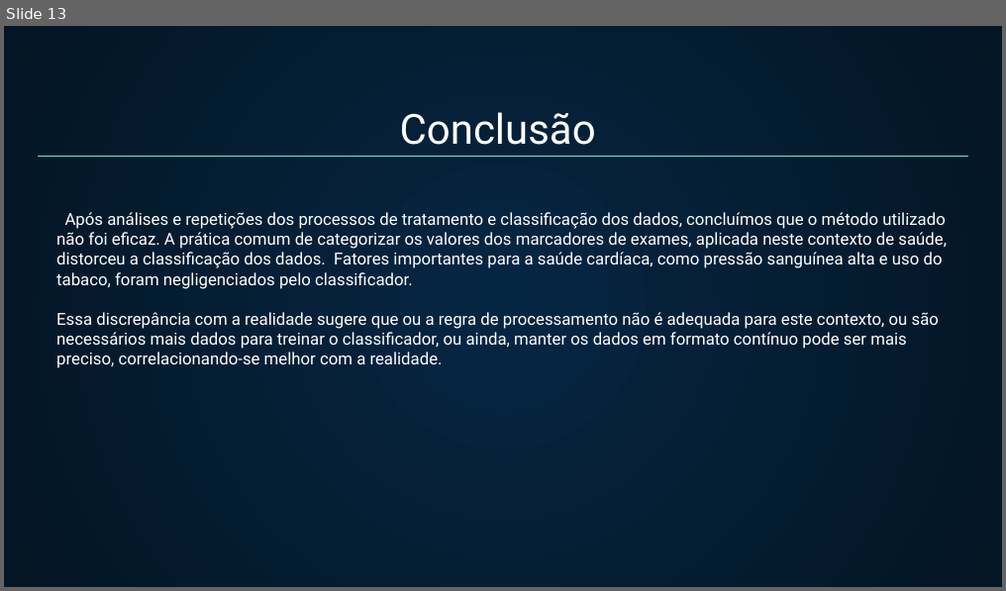
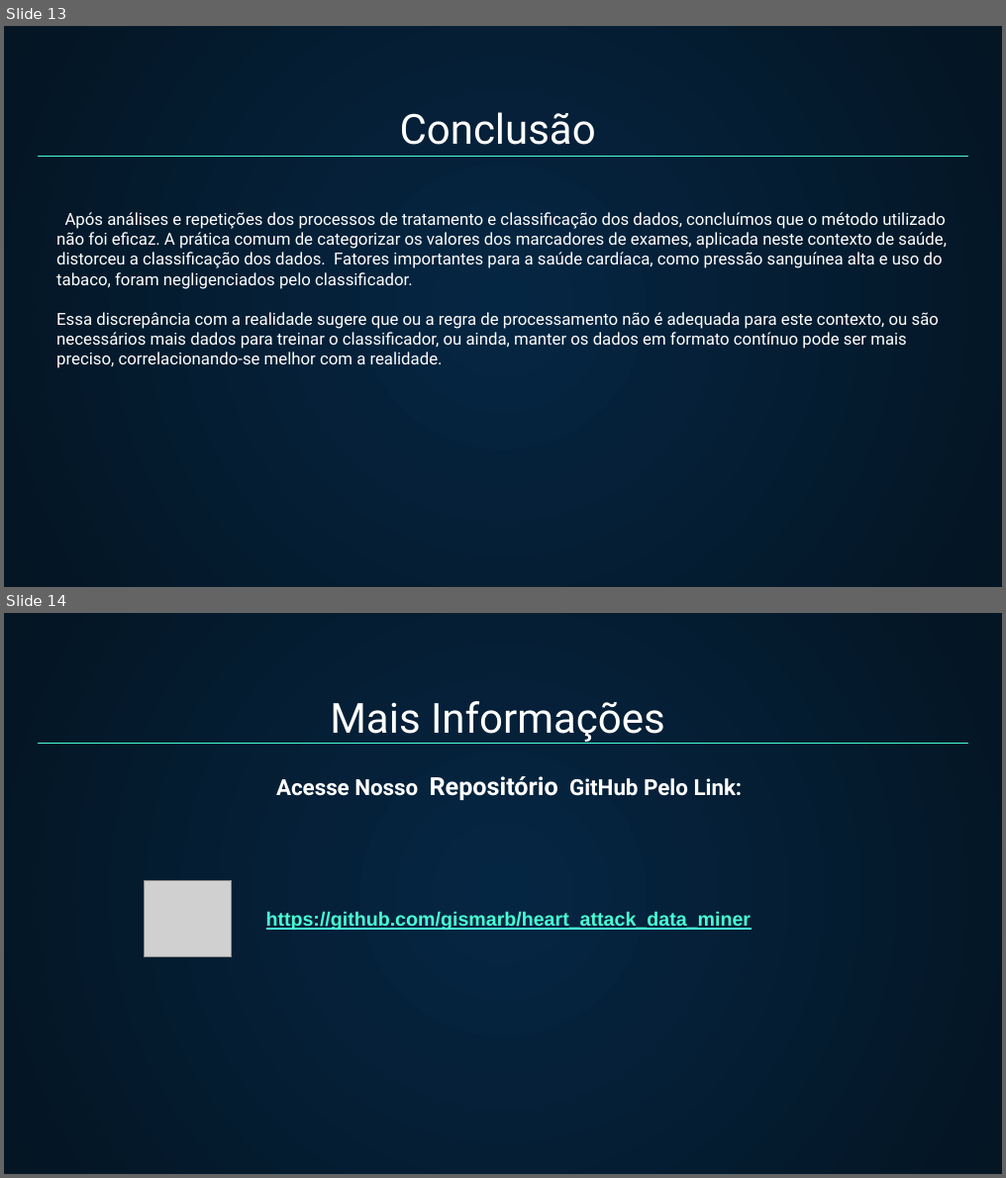
Before and after one commit to gismarb/heart_attack_data_miner, a slide deck: DOC/PPT/ApresentaçãoV2.pptx. Shown one above the other, each under a label of ours: slide 13 before the commit, slides 13 and 14 after it. The pictures are 1006x591 and 1006x1178 pixels, drawn with LibreOffice and Linux fonts; fonts in the diff are those of the drawing; grey boxes stand for pictures. Boxes give left, top, right and bottom in pixels: in the first picture for what was removed or moved away, otherwise in the second. Text is boxed around its words. In the diff, an @@ line names an element or a change of style, - is before the commit and + after.

```diff
--- a/DOC/PPT/ApresentaçãoV2.pptx
+++ b/DOC/PPT/ApresentaçãoV2.pptx
@@ slide 14 added at (4,613,1002,1174), background gradient #052643 to #041523 @@
@@ title added at (330,701,665,744), 30 pt, text #FFFFFF @@
+Mais Informações
@@ line added from (38, 743) to (968, 743), #48FFD5 0.75 pt @@
@@ subtitle added at (276,776,743,800), 16 pt, text #FFFFFF, bold @@
+Acesse Nosso Repositório GitHub Pelo Link:
@@ picture added at (144,880,232,958) @@
@@ text added at (266,911,750,930), 14 pt, text #48FFD5, bold, underline @@
+https://github.com/gismarb/heart_attack_data_miner
```
Also in this commit, not shown: 6 slides changed, 1 other file.
